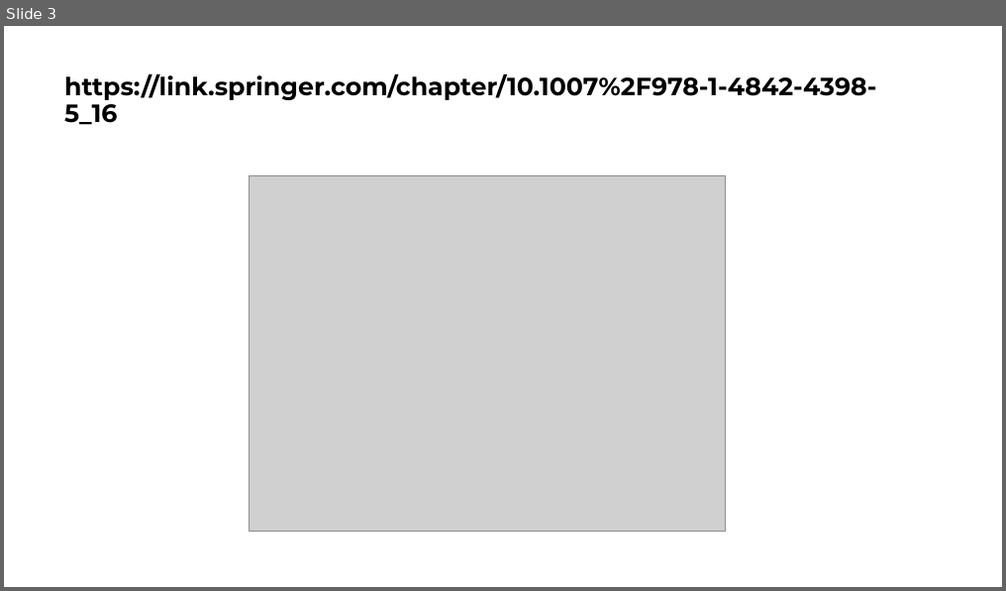
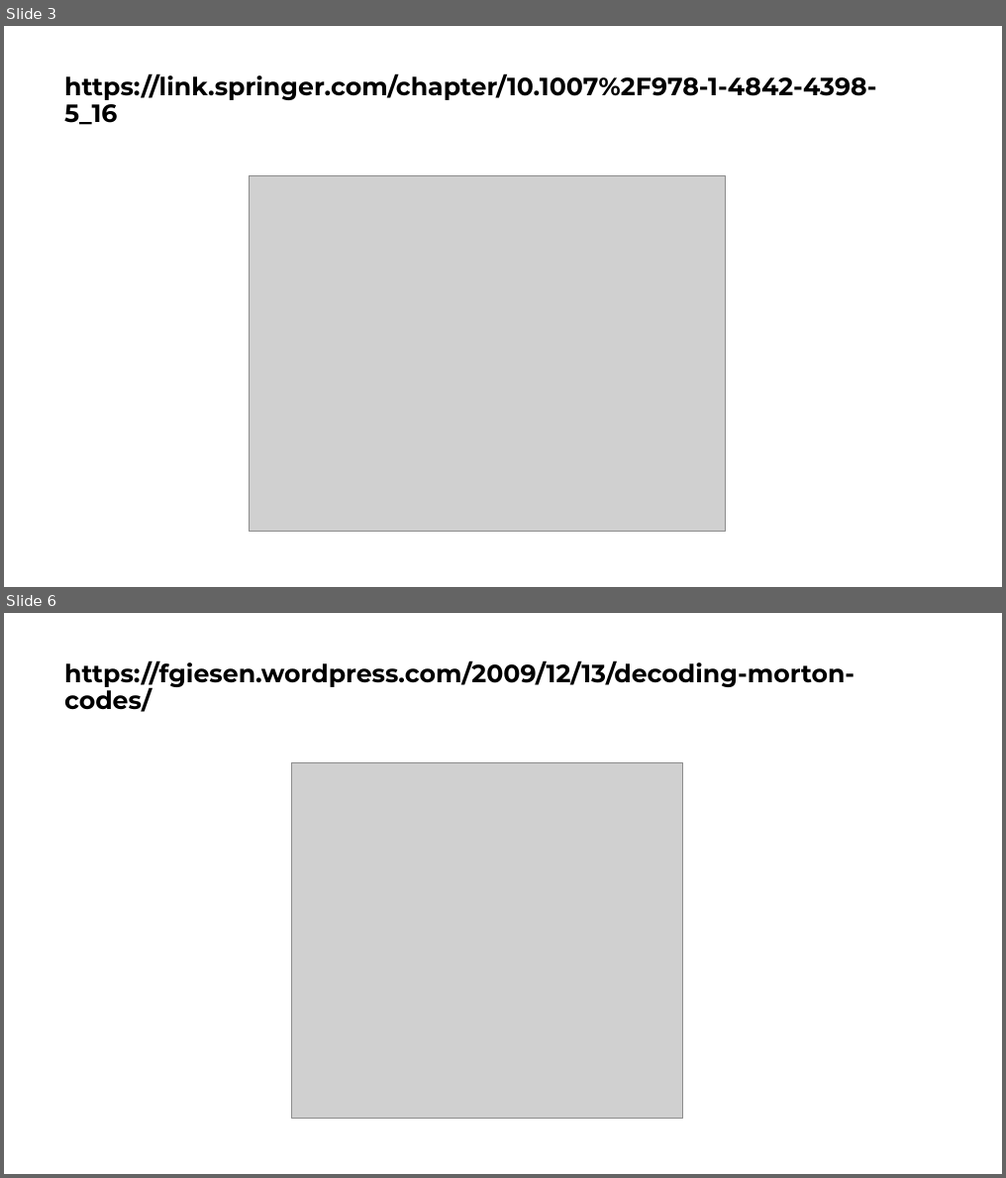
Before and after one commit to parallel101/course, a slide deck: 07/slides.pptx. Shown one above the other, each under a label of ours: slide 3 before the commit, slides 3 and 6 after it; the slides between them are not shown. The pictures are 1006x591 and 1006x1178 pixels, drawn with LibreOffice and Linux fonts; fonts in the diff are those of the drawing; grey boxes stand for pictures. Boxes give left, top, right and bottom in pixels: in the first picture for what was removed or moved away, otherwise in the second. Text is boxed around its words. In the diff, an @@ line names an element or a change of style, - is before the commit and + after.

```diff
--- a/07/slides.pptx
+++ b/07/slides.pptx
@@ slide 6 added at [4, 613, 1002, 1174], background #FFFFFF @@
@@ title added at [64, 661, 854, 712], 24 pt, text #000000, bold @@
+https://fgiesen.wordpress.com/2009/12/13/decoding-morton-codes/
@@ picture added at [292, 762, 683, 1119] @@
```
Also in this commit, not shown: 2 slides changed, 8 other files.
